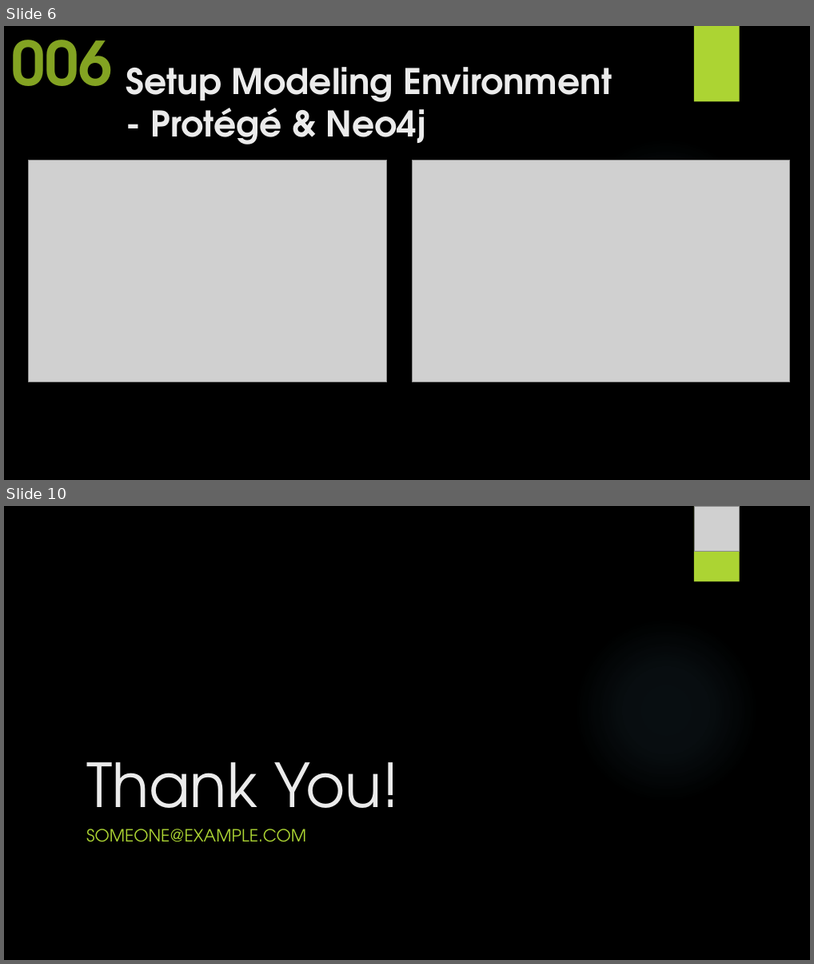
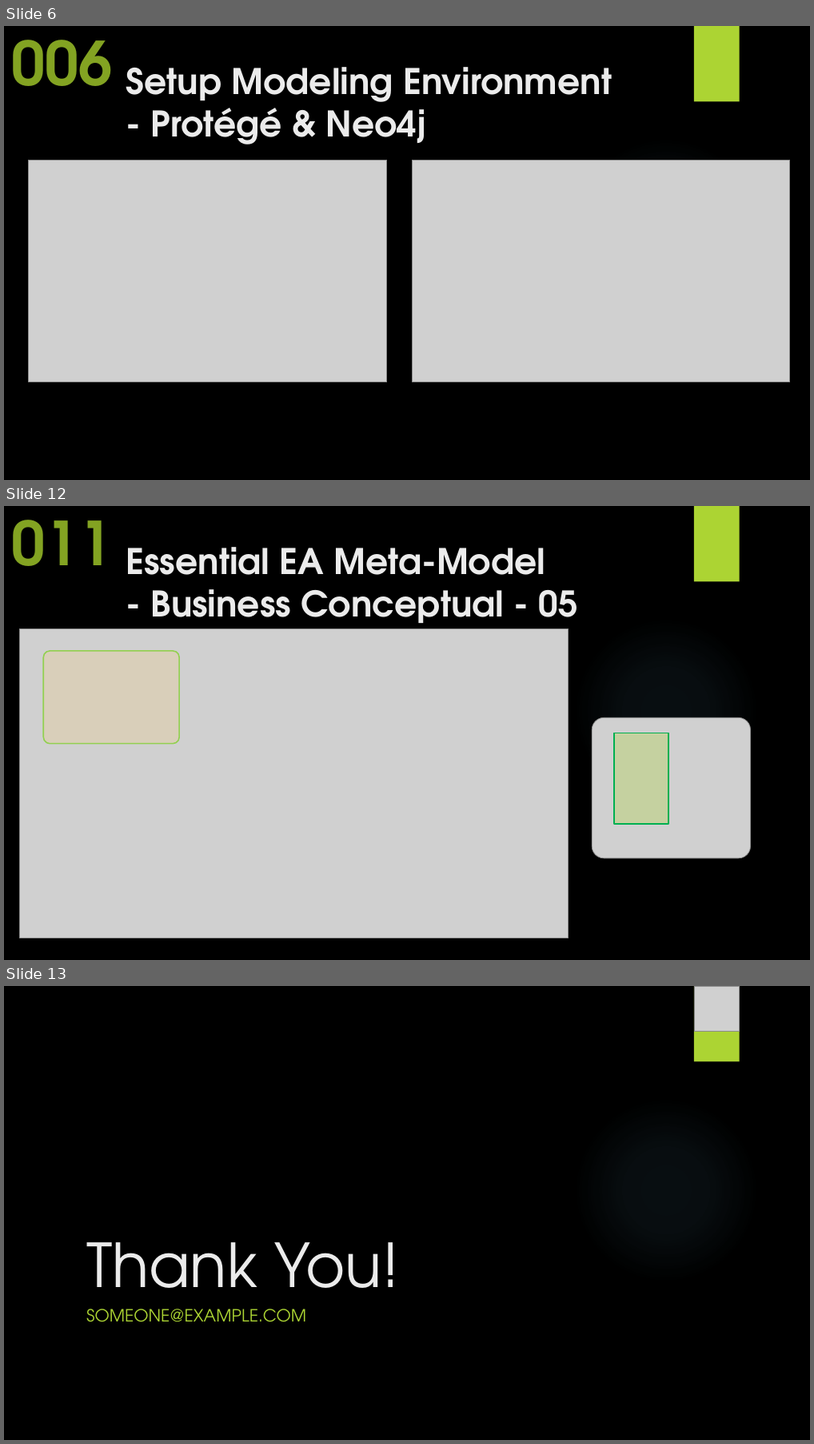
Before and after one commit to yasenstar/EA_MetaModel, a slide deck: Master_EAS_Meta-Model.pptx. Shown one above the other, each under a label of ours: slides 6 and 10 before the commit, slides 6, 12 and 13 after it; the slides between them are not shown. The pictures are 814x964 and 814x1444 pixels, drawn with LibreOffice and Linux fonts; fonts in the diff are those of the drawing; grey boxes stand for pictures; background and template pictures are left out. Boxes give left, top, right and bottom in pixels: in the first picture for what was removed or moved away, otherwise in the second. Text is boxed around its words. In the diff, an @@ line names an element or a change of style, - is before the commit and + after.

```diff
--- a/Master_EAS_Meta-Model.pptx
+++ b/Master_EAS_Meta-Model.pptx
@@ slide 12 added at (4, 506, 810, 960), background picture (left out); not listed: 2 template elements that a slide beside it also shows @@
@@ text added at (11, 520, 113, 566), 72 pt, text #83A322, bold @@
+011
@@ title added at (126, 547, 578, 632), 42 pt, text #EBEBEB, bold @@
+Essential EA Meta-Model
+- Business Conceptual - 05
@@ picture added at (20, 629, 569, 938) @@
@@ rounded rectangle added at (43, 651, 179, 743), fill #FFCC66 at 20% opacity, outline #92D050 1.5 pt @@
@@ picture added at (593, 718, 751, 858) @@
@@ rectangle added at (615, 733, 670, 824), fill #ACD433 at 30% opacity, outline #00B050 1.5 pt @@
@@ what was slide 10 is now slide 13 @@
```
Also in this commit, not shown: 3 slides changed, 2 other slides added, 3 other files.
